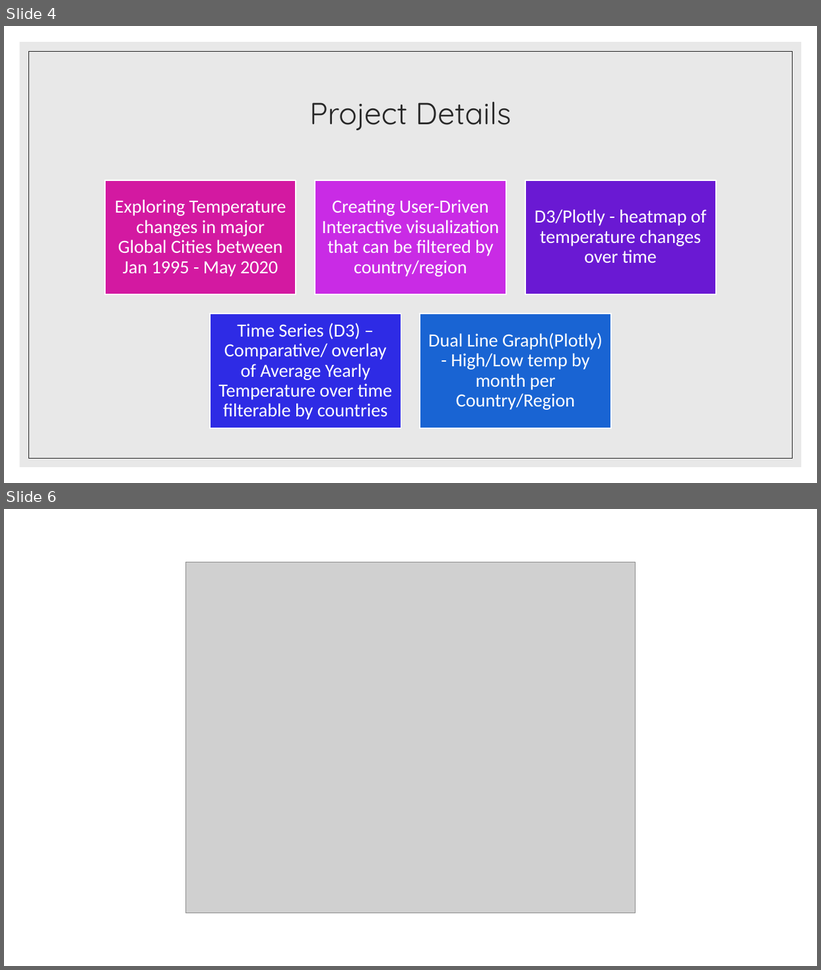
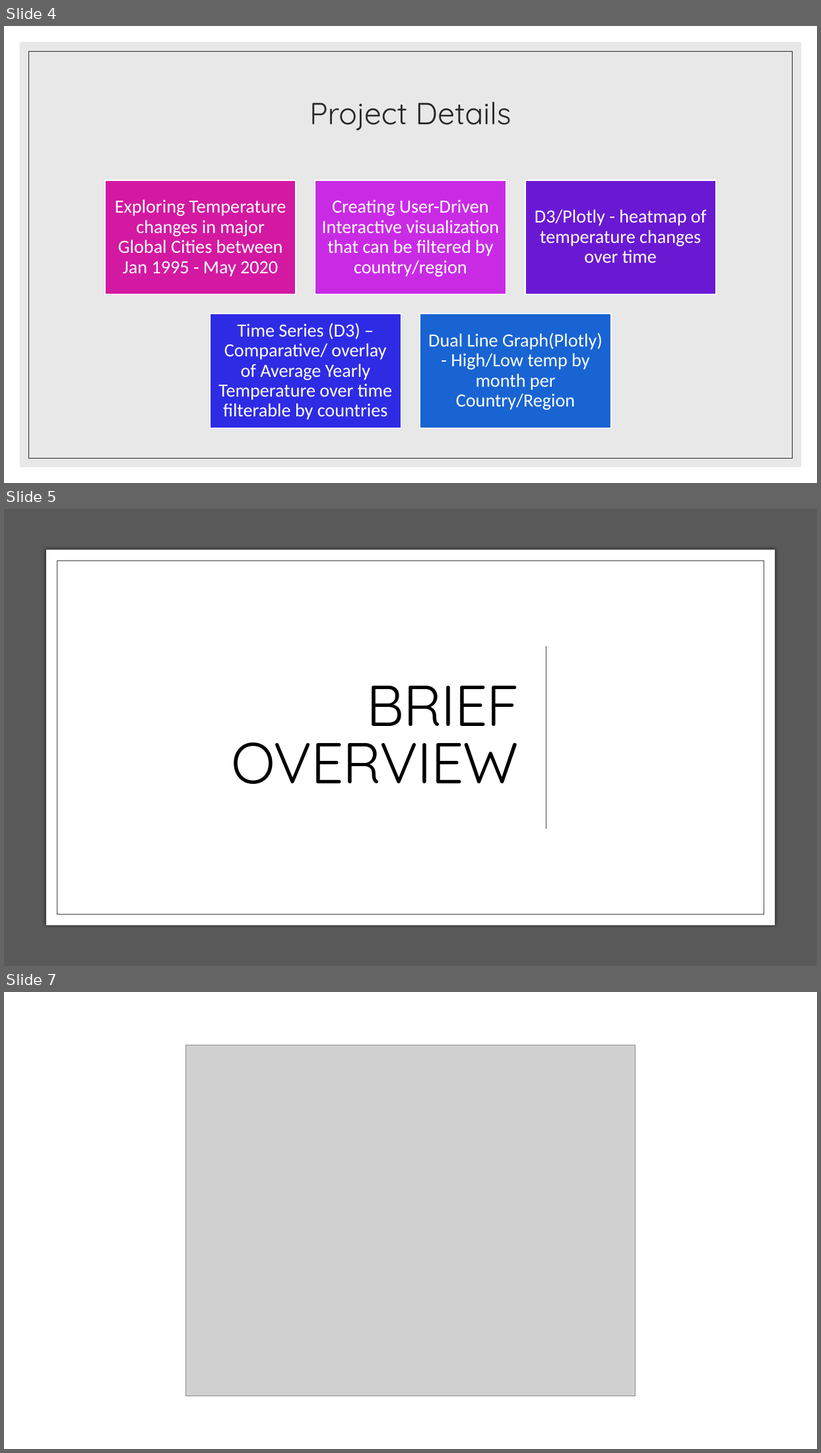
Before and after one commit to emedina2/Project-2_Team-3, a slide deck: Project2_Team3-Intro.pptx. Shown one above the other, each under a label of ours: slides 4 and 6 before the commit, slides 4, 5 and 7 after it; the slides between them are not shown. The pictures are 821x970 and 821x1453 pixels, drawn with LibreOffice and Linux fonts; fonts in the diff are those of the drawing; grey boxes stand for pictures. Boxes give left, top, right and bottom in pixels: in the first picture for what was removed or moved away, otherwise in the second. Text is boxed around its words. In the diff, an @@ line names an element or a change of style, - is before the commit and + after.

```diff
--- a/Project2_Team3-Intro.pptx
+++ b/Project2_Team3-Intro.pptx
@@ slide 5 added at box(4, 509, 817, 966), background #FFFFFF; not listed: 1 template element that a slide beside it also shows @@
@@ rectangle added at box(4, 509, 817, 966), fill #595959 @@
@@ rectangle added at box(46, 550, 775, 925), fill #FFFFFF @@
@@ rectangle added at box(57, 561, 764, 915), fill #FFFFFF, outline #404040 0.5 pt @@
@@ line added from (547, 646) to (547, 829), #404040 1 pt @@
@@ title added at box(231, 686, 519, 784), 68 pt, text #000000 @@
+BRIEF OVERVIEW
@@ what was slide 6 is now slide 7 @@
```
Also in this commit, not shown: 2 slides changed.
